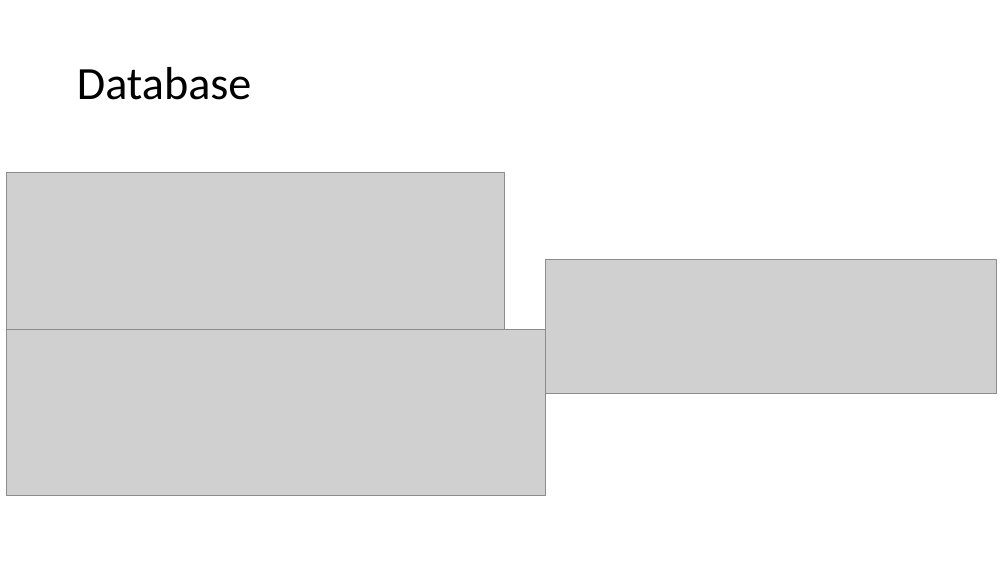
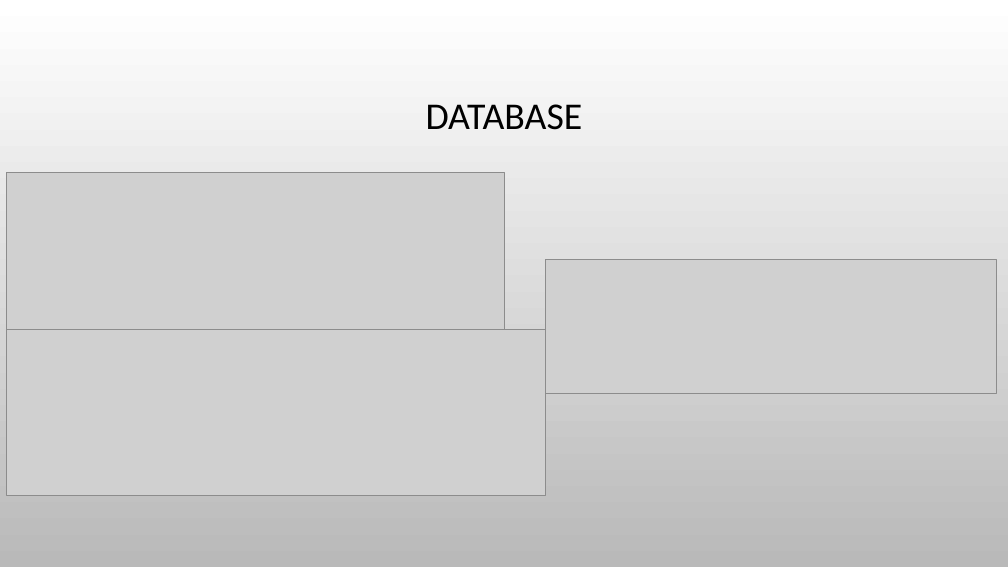
Before and after one commit to DFwJZ/weather_API, a slide deck: slide 8 of Brief_Walkthrough.pptx. Drawn at 1008x567 pixels with LibreOffice and Linux fonts; fonts in the diff are those of the drawing; grey boxes stand for pictures; background and template pictures are left out. Boxes give left, top, right and bottom in pixels: in the first picture for what was removed or moved away, otherwise in the second. Text is boxed around its words. In the diff, an @@ line names an element or a change of style, - is before the commit and + after.

```diff
--- a/Brief_Walkthrough.pptx
+++ b/Brief_Walkthrough.pptx
@@ background #FFFFFF to picture (left out) @@
@@ title at <box>426,104,583,130</box>: text changed; size 44 to 36 pt @@
-Database
+DATABASE
```
Also in this commit, not shown: 14 other slides changed, 1 slide added, 1 slide removed, 7 other files.
